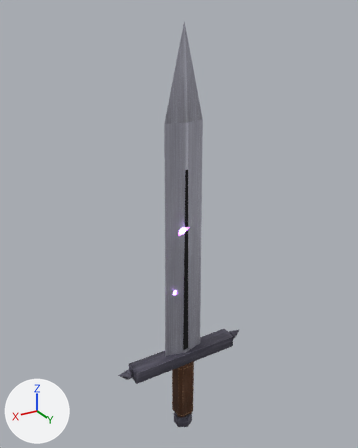
What one commit did to the FBX model cyclops/export/weapons/MidSword.fbx.
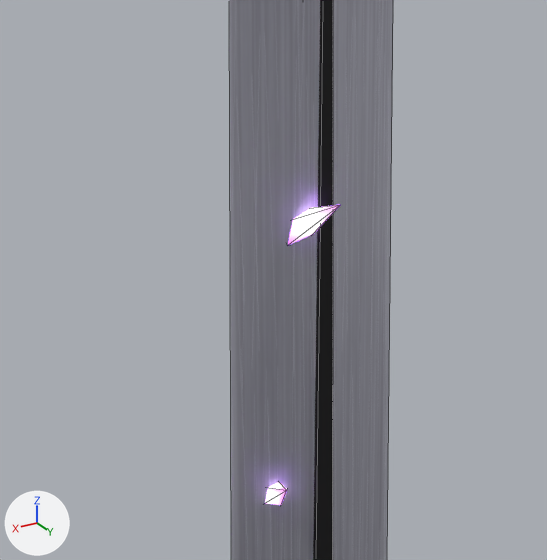
Old and new are each drawn whole from a camera (50 mm lens) standing at (2.086, 3.399, 3.487) and looking at (-0.02, -0.11, 1.733) and again close up on the part from 31% to 66% of the width and 40% to 69% of the height. Arrows for +X, +Y and +Z are at lower left; the lights stay in place. The older version's two pictures come first. The close-ups show mesh edges as thin lines.

Objects in the first close-up: 'Blade', 'Glow'.
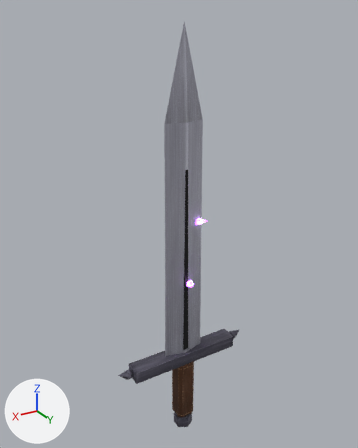
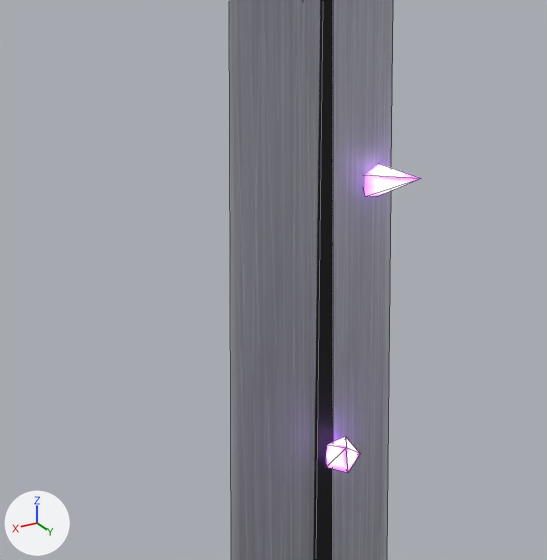
What differs and where, as boxes [x1, y1, x2, y2] in the close-ups (547 x 560 px; the box of a moved part takes in the faces that stretch with it):
'Glow', reshaped: before [265, 205, 340, 505]; after [326, 164, 421, 473]
part 1 of me_glow, moved or reshaped: before [288, 205, 340, 245]; after [364, 164, 421, 197]
part 2 of me_glow, moved or reshaped: before [265, 482, 287, 505]; after [326, 436, 360, 473]

The change, as a list of edits to the scene's bpy script:
```text
Change me_glow:
    used by ob_glow; location = (0.0, 0.0, 0.0)
    remove me_glow.from_pydata(...)  # 14 vertices, 20 faces; spans x 0.001..0.129, y -0.058..0.108, z 1.078..1.79
    add me_glow.from_pydata(...)  # 14 vertices, 20 faces; spans x -0.187..0.005, y -0.058..0.14, z 1.167..1.809
    me_glow part 1
    me_glow.vertices[0].co: (0.015, -0.015, 1.707) -> (-0.173, -0.016, 1.772)
    me_glow.vertices[1].co: (0.049, -0.024, 1.738) -> (-0.144, -0.013, 1.809)
    me_glow.vertices[2].co: (0.086, 0.003, 1.726) -> (-0.105, 0.009, 1.795)
    me_glow.vertices[3].co: (0.075, 0.028, 1.687) -> (-0.111, 0.021, 1.749)  # pixel (287, 245) -> pixel (364, 196)
    me_glow.vertices[4].co: (0.031, 0.016, 1.676) -> (-0.153, 0.005, 1.735)
    me_glow.vertices[5].co: (0.001, 0.108, 1.79) -> (-0.187, 0.107, 1.804)  # pixel (340, 204) -> pixel (421, 178)
    me_glow.vertices[6].co: (0.079, -0.058, 1.66) -> (-0.109, -0.058, 1.755)
    me_glow part 2
    me_glow.vertices[7].co: (0.056, -0.005, 1.111) -> (-0.067, 0.085, 1.202)  # not seen -> pixel (360, 453)
    me_glow.vertices[8].co: (0.082, -0.027, 1.143) -> (-0.052, 0.052, 1.232)  # not seen -> pixel (345, 436)
    me_glow.vertices[9].co: (0.127, -0.024, 1.131) -> (-0.007, 0.041, 1.22)
    me_glow.vertices[10].co: (0.129, 0.001, 1.091) -> (0.005, 0.067, 1.183)  # not seen -> pixel (326, 467)
    me_glow.vertices[11].co: (0.085, 0.012, 1.078) -> (-0.032, 0.094, 1.172)  # not seen -> pixel (348, 472)
    me_glow.vertices[12].co: (0.103, 0.072, 1.161) -> (0.003, 0.14, 1.264)  # pixel (286, 490) -> pixel (346, 447)
    me_glow.vertices[13].co: (0.092, -0.053, 1.083) -> (-0.049, 0.028, 1.167)
```
